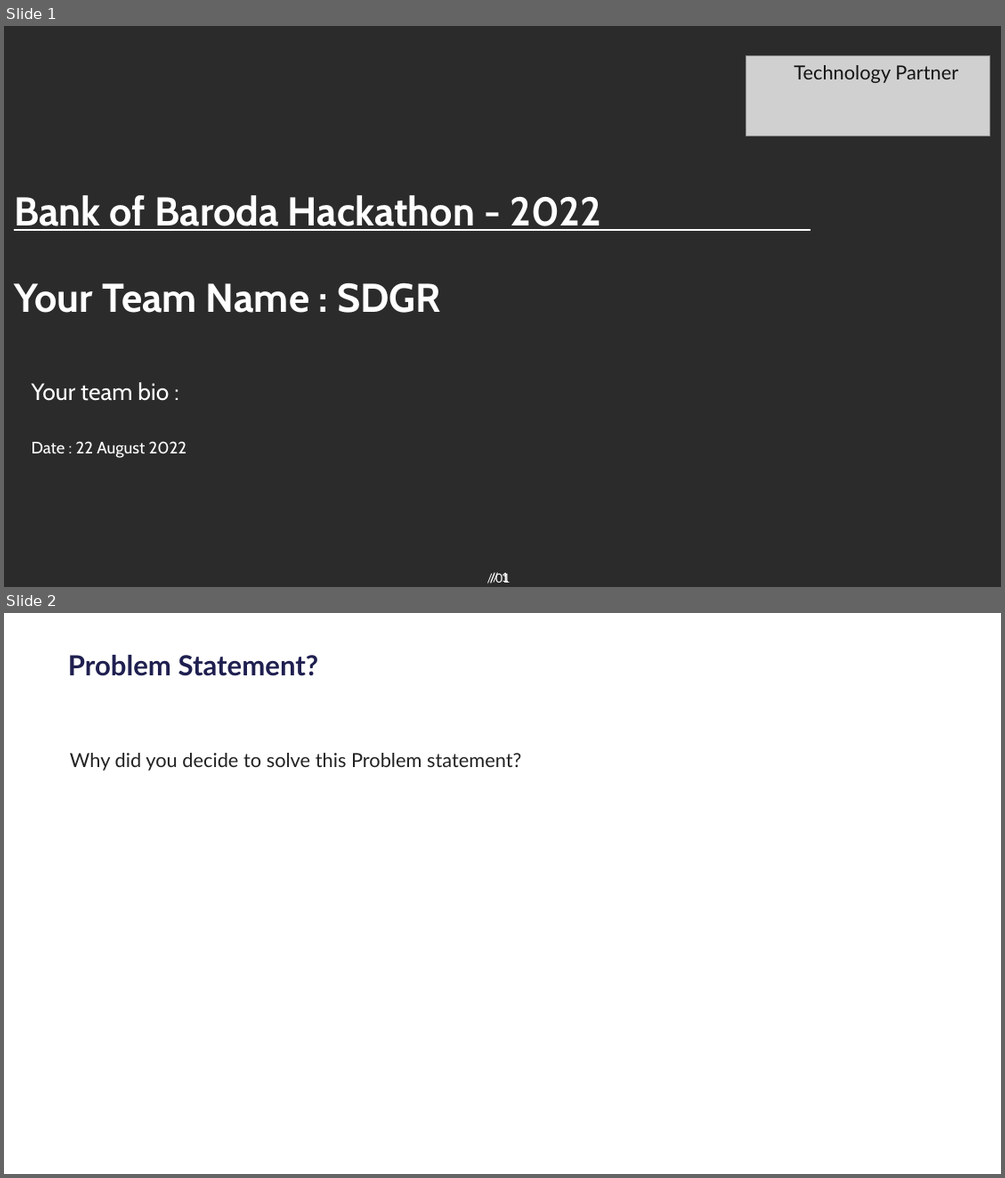
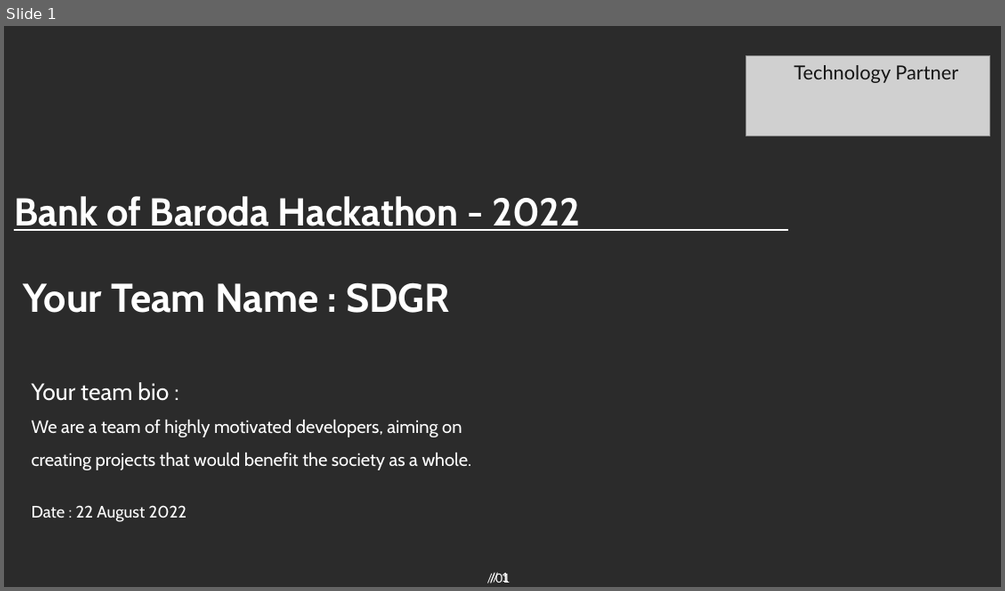
Before and after one commit to dikshabhambri/paycheck, a slide deck: idea/BOB_template.pptx. Shown one above the other, each under a label of ours: slides 1 and 2 before the commit, slide 1 after it. The pictures are 1005x1178 and 1005x591 pixels, drawn with LibreOffice and Linux fonts; fonts in the diff are those of the drawing; grey boxes stand for pictures; background and template pictures are left out; a plain dark background stands for a picture behind light text. Boxes give left, top, right and bottom in pixels: in the first picture for what was removed or moved away, otherwise in the second. Text is boxed around its words. In the diff, an @@ line names an element or a change of style, - is before the commit and + after.

```diff
--- a/idea/BOB_template.pptx
+++ b/idea/BOB_template.pptx
@@ slide 2 removed at (x1=4, y1=613, x2=1001, y2=1174), background #FFFFFF; not listed: 2 template elements that a slide beside it also shows @@
@@ title removed at (x1=68, y1=655, x2=319, y2=676) @@
-Problem Statement?
@@ text removed at (x1=70, y1=753, x2=521, y2=771) @@
-Why did you decide to solve this Problem statement?
@@ slide 1 changed as well @@
@@ title "Bank of Baroda Hackathon - ..." at (x1=14, y1=196, x2=581, y2=231): size 29 to 28 pt @@
@@ text "Your Team Name : SDGR" moved from (x1=14, y1=283, x2=441, y2=313) to (x1=23, y1=283, x2=450, y2=313) @@
@@ text at (x1=32, y1=419, x2=472, y2=470): paragraph added @@
+We are a team of highly motivated developers, aiming on creating projects that would benefit the society as a whole.
```
Also in this commit, not shown: 1 other slide changed, 8 slides added, 6 other slides removed, 1 other file.
